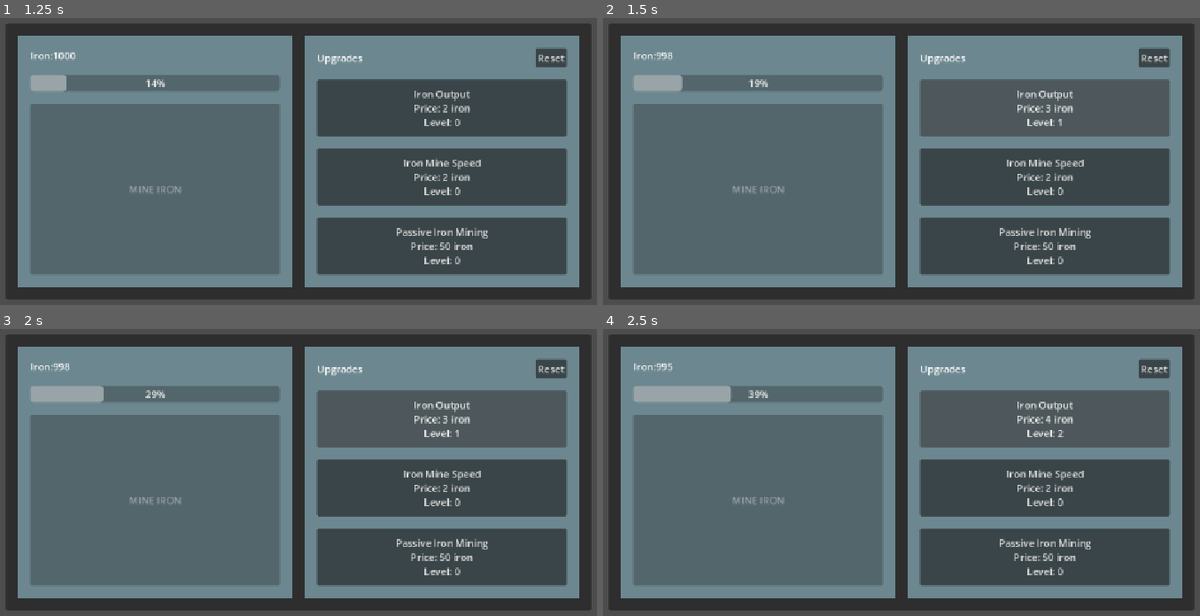
Above: before the commit, frames 1-4 (two rows, left to right).
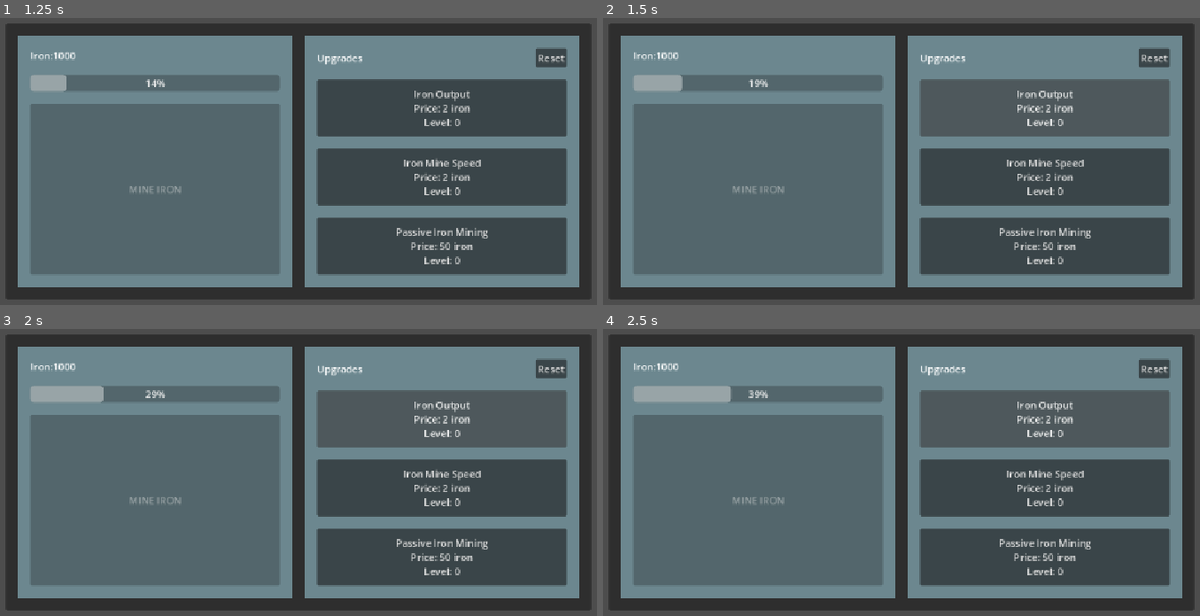
Above: after the commit, the same moments.

Repository: kmelkon/mine-incremental-tutorial-extended
Game: Godot game, scene res://main.tscn
Two runs of this game, one before a commit and one after it. Both use one fixed random seed, a clock stepped at 60 frames per second and the inputs below.
Inputs (mouse positions are in pixels of both pictures, inside the frame that each line leads up to):
- Up to frame 1 (1.25 s): click "MINE IRON" at 0.5 s
- Up to frame 2 (1.5 s): click (1044, 106) at 1.25 s, where only the run before the commit has a clickable "Iron Output Price: 2 iron Lev…"
- Up to frame 3 (2 s): no input
- Up to frame 4 (2.5 s): click (1044, 417) at 2 s, where only the run before the commit has a clickable "Iron Output Price: 3 iron Lev…"

Frame 1 is identical in both runs. In frame 2, less than 0.1% of the frame differs, in the area x 8-78%, y 11-38%; in frame 3, less than 0.1%; in frame 4, less than 0.1%.
Error after the commit: Invalid call. Nonexistent function 'can_afford' in base 'Resource (UpgradeData)'. (res://main.gd:104)

Commit message:
more refactoring to reach single source of truth

Diff:
--- a/game_data.gd
+++ b/game_data.gd
@@ -12,13 +12,20 @@
 	resources[resource] += amount
 	resources_changed.emit()
 
-func spend_resource(resource: String, amount: int) -> void:
-	if can_spend_resource(resource, amount):
-		resources[resource] -= amount
-		resources_changed.emit()
+func can_afford(cost: Dictionary) -> bool:
+	for resource in cost:
+		if resources.get(resource, 0) < cost[resource]:
+			return false
+	return true
 
-func can_spend_resource(resource: String, amount: int) -> bool:
-	return resources[resource] >= amount
+func spend_resources(cost: Dictionary) -> void:
+	if not can_afford(cost):
+		return
+
+	for resource in cost:
+		resources[resource] -= cost[resource]
+
+	resources_changed.emit()
 
 func reset() -> void:
 	resources["iron"] = 0
--- a/main.gd
+++ b/main.gd
@@ -100,6 +100,10 @@
 func _on_upgrade_button_control_upgrade_requested(upgrade_id: StringName) -> void:
 	var cost = upgrade_data.get_upgrade_cost(upgrade_id)
 	print(upgrade_id)
+
+	if upgrade_data.can_afford(cost):
+		upgrade_data.spend_resources(cost)
+		upgrade_data.buy_upgrade(upgrade_id)
 	match upgrade_id:
 		&"pickaxe":
 			# main asks upgrade data: "how much does a pick axe cost?"
--- a/upgrade_button_control.gd
+++ b/upgrade_button_control.gd
@@ -14,12 +14,17 @@
 	refresh()
 
 func refresh() -> void:
-	var upgrade = upgrade_data.upgrades[upgrade_id]
 	var is_maxed = upgrade_data.is_upgrade_maxed(upgrade_id)
+	var upgrade = upgrade_data.get_upgrade(upgrade_id)
 
-	button.text = "%s\nPrice: %s iron\nLevel: %s" % [
+	var upgrade_cost = upgrade_data.get_upgrade_cost(upgrade_id)
+	var cost_label = ""
+	for key in upgrade_cost:
+		cost_label = cost_label + str(upgrade_cost[key]) + " " + key
+
+	button.text = "%s\nPrice: %s \nLevel: %s" % [
 		upgrade["name"],
-		upgrade["cost"]["iron"],
+		cost_label,
 		upgrade["level"],
 	]
 
--- a/upgrade_data.gd
+++ b/upgrade_data.gd
@@ -68,17 +68,12 @@
 			upgrades["passive_iron_output"]["cost"]["iron"] = ceili(upgrades["passive_iron_output"]["cost"]["iron"] * 1.20)
 			upgrade_bought.emit(upgrade_id)
 
-func get_upgrade_cost(upgrade_id: StringName) -> int:
-	match upgrade_id:
-		&"pickaxe":
-			return upgrades["pickaxe"]["cost"]["iron"]
-		&"iron_output":
-			return upgrades["iron_output"]["cost"]["iron"]
-		&"iron_mine_speed":
-			return upgrades["iron_mine_speed"]["cost"]["iron"]
-		&"passive_iron_output":
-			return upgrades["passive_iron_output"]["cost"]["iron"]
-	return -1
+func get_upgrade(upgrade_id: StringName) -> Dictionary:
+	return upgrades[upgrade_id].duplicate()
+
+func get_upgrade_cost(upgrade_id: StringName) -> Dictionary:
+#	return a copy so callers can't modify upgrades data
+	return upgrades[upgrade_id]["cost"].duplicate()
 
 func is_upgrade_maxed(upgrade_id: StringName) -> bool:
 	var upgrade = upgrades[upgrade_id]
